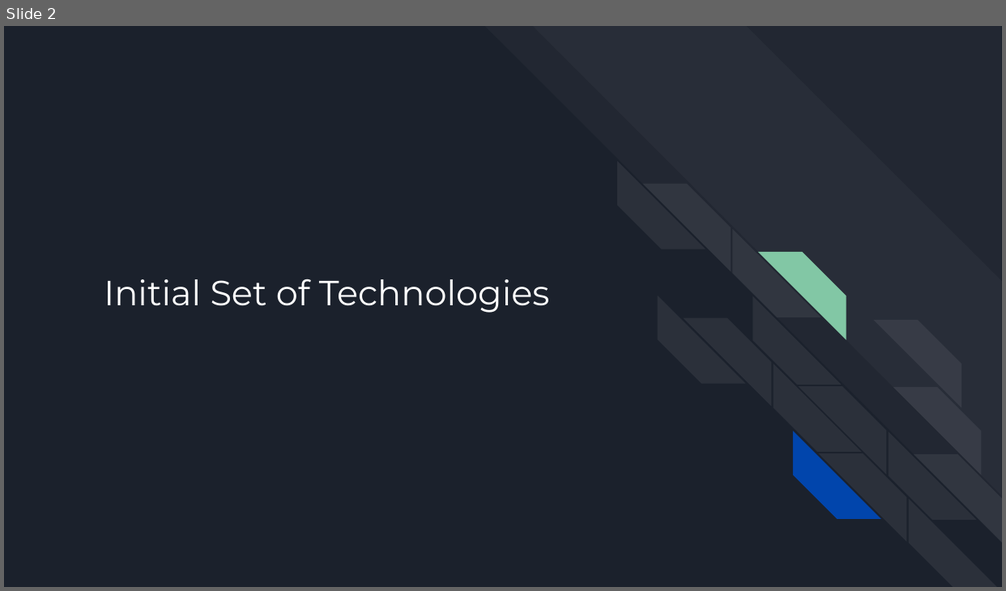
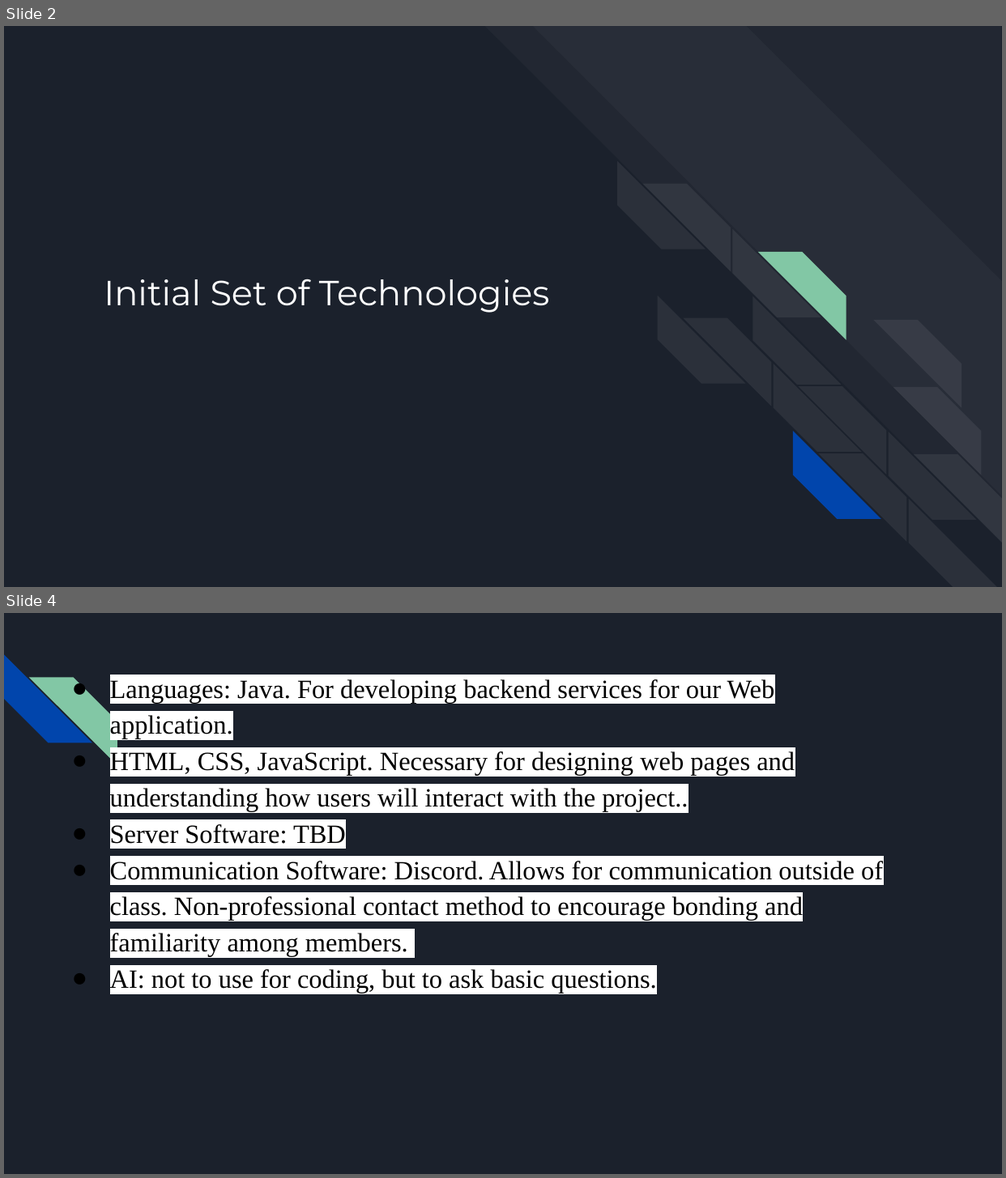
Before and after one commit to DustinWZook/Atlas-Itinerary, a slide deck: Documents/CSCI 4805 Project Requirements.pptx. Shown one above the other, each under a label of ours: slide 2 before the commit, slides 2 and 4 after it; the slides between them are not shown. The pictures are 1006x591 and 1006x1178 pixels, drawn with LibreOffice and Linux fonts; fonts in the diff are those of the drawing. Boxes give left, top, right and bottom in pixels: in the first picture for what was removed or moved away, otherwise in the second. Text is boxed around its words. In the diff, an @@ line names an element or a change of style, - is before the commit and + after.

```diff
--- a/Documents/CSCI 4805 Project Requirements.pptx
+++ b/Documents/CSCI 4805 Project Requirements.pptx
@@ slide 4 added at bbox=[4, 613, 1002, 1174], background #1B212C @@
@@ diag stripe added at bbox=[4, 655, 91, 743], fill #0145AC @@
@@ diag stripe added at bbox=[29, 677, 117, 764], fill #82C7A5 @@
@@ text added at bbox=[110, 679, 883, 994], 19 pt, text #000000 @@
+● Languages: Java. For developing backend services for our Web application.
+● HTML, CSS, JavaScript. Necessary for designing web pages and understanding how users will interact with the project..
+● Server Software: TBD
+● Communication Software: Discord. Allows for communication outside of class. Non-professional contact method to encourage bonding and familiarity among members.
+● AI: not to use for coding, but to ask basic questions.
```
Also in this commit, not shown: 4 other slides added, 3 slides removed, 1 other file.
